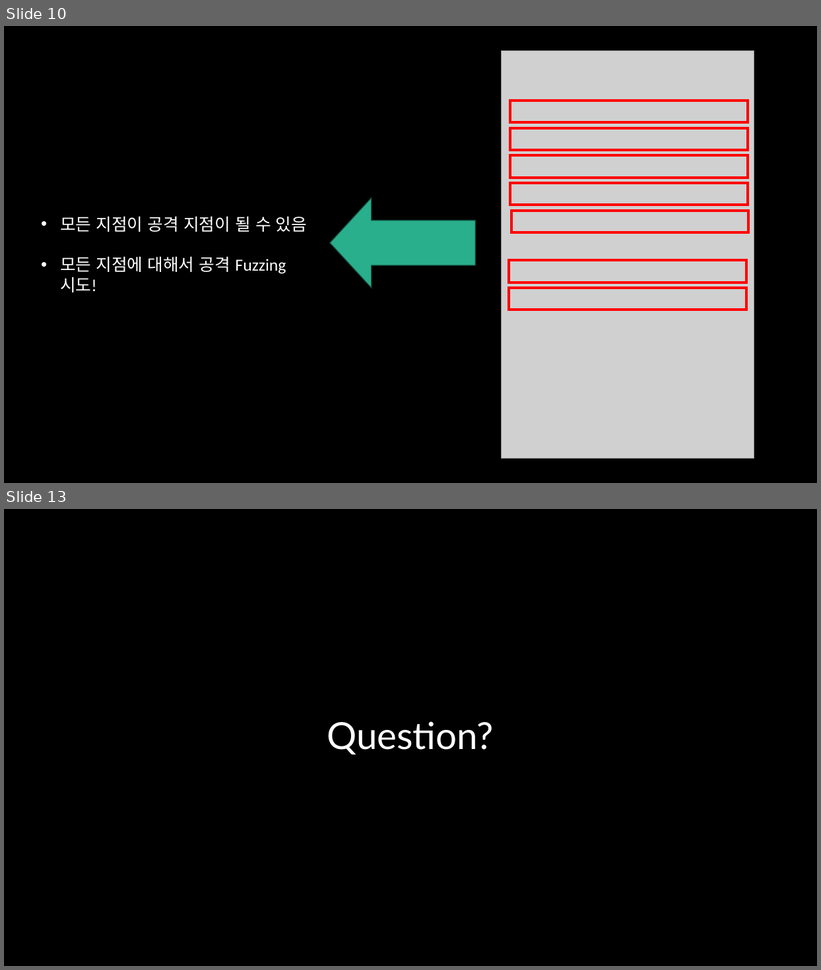
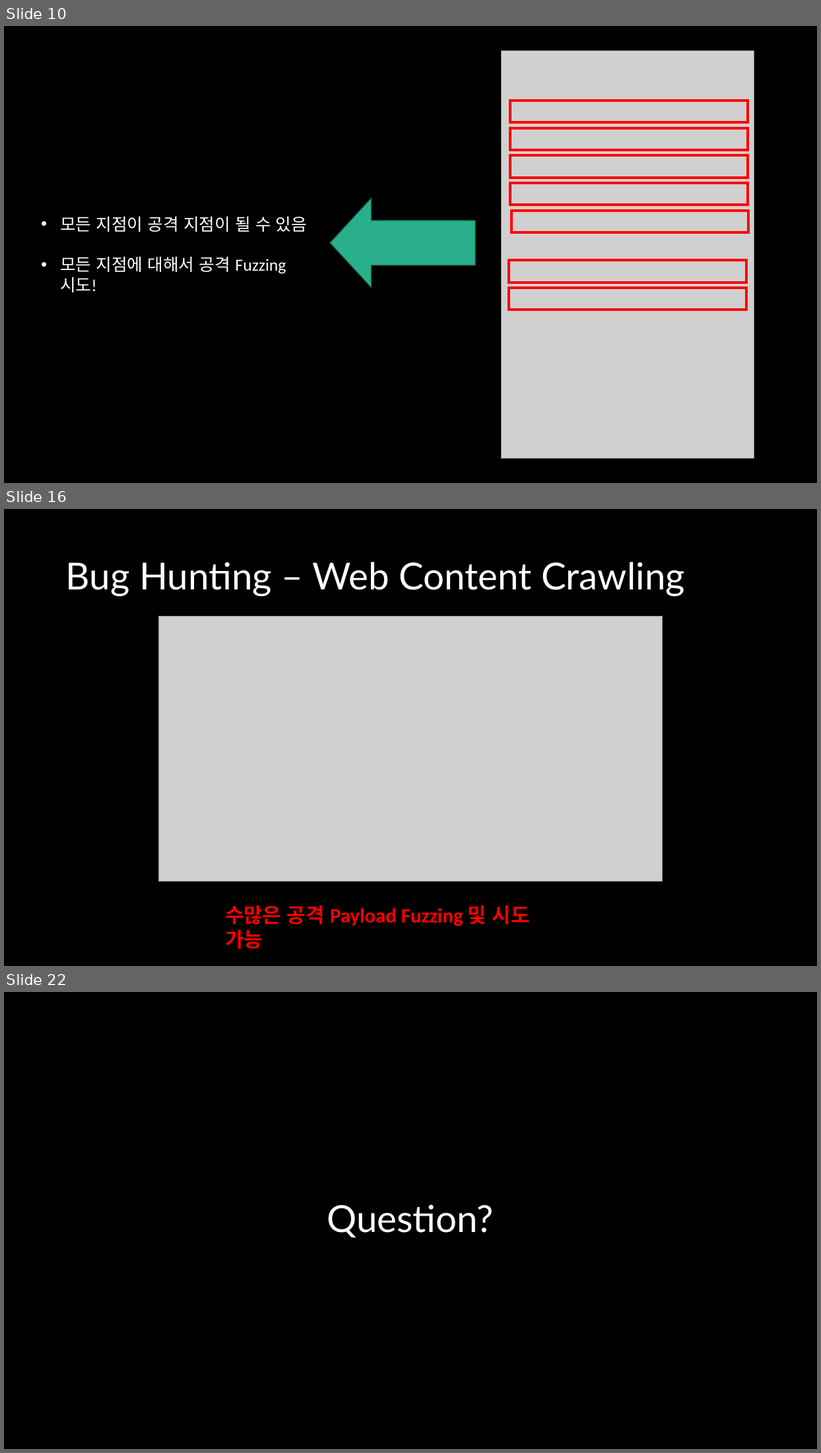
Before and after one commit to mirusu400/fuzzing-bug-hunting, a slide deck: 김성진_Fuzzing과 툴을 활용한 리얼월드 버그 헌팅.pptx. Shown one above the other, each under a label of ours: slides 10 and 13 before the commit, slides 10, 16 and 22 after it; the slides between them are not shown. The pictures are 821x970 and 821x1453 pixels, drawn with LibreOffice and Linux fonts; fonts in the diff are those of the drawing; grey boxes stand for pictures. Boxes give left, top, right and bottom in pixels: in the first picture for what was removed or moved away, otherwise in the second. Text is boxed around its words. In the diff, an @@ line names an element or a change of style, - is before the commit and + after.

```diff
--- a/김성진_Fuzzing과 툴을 활용한 리얼월드 버그 헌팅.pptx
+++ b/김성진_Fuzzing과 툴을 활용한 리얼월드 버그 헌팅.pptx
@@ slide 16 added at <box>4,509,817,966</box>, background #000000 @@
@@ title added at <box>66,562,685,596</box>, 44 pt, text #FFFFFF @@
+Bug Hunting – Web Content Crawling
@@ picture added at <box>159,617,663,882</box> @@
@@ text added at <box>225,906,530,949</box>, 24 pt, text #FF0000, bold @@
+수많은 공격 Payload Fuzzing 및 시도 가능
@@ what was slide 13 is now slide 22 @@
```
Also in this commit, not shown: 5 slides changed, 8 other slides added.
